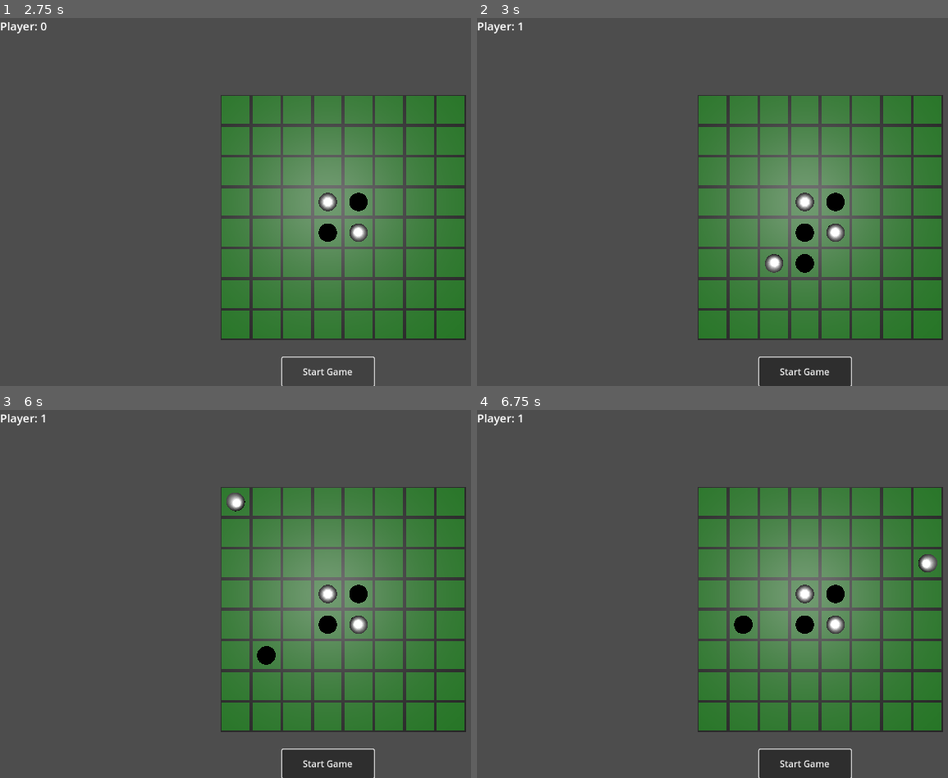
Above: before the commit, frames 1-4 (two rows, left to right).
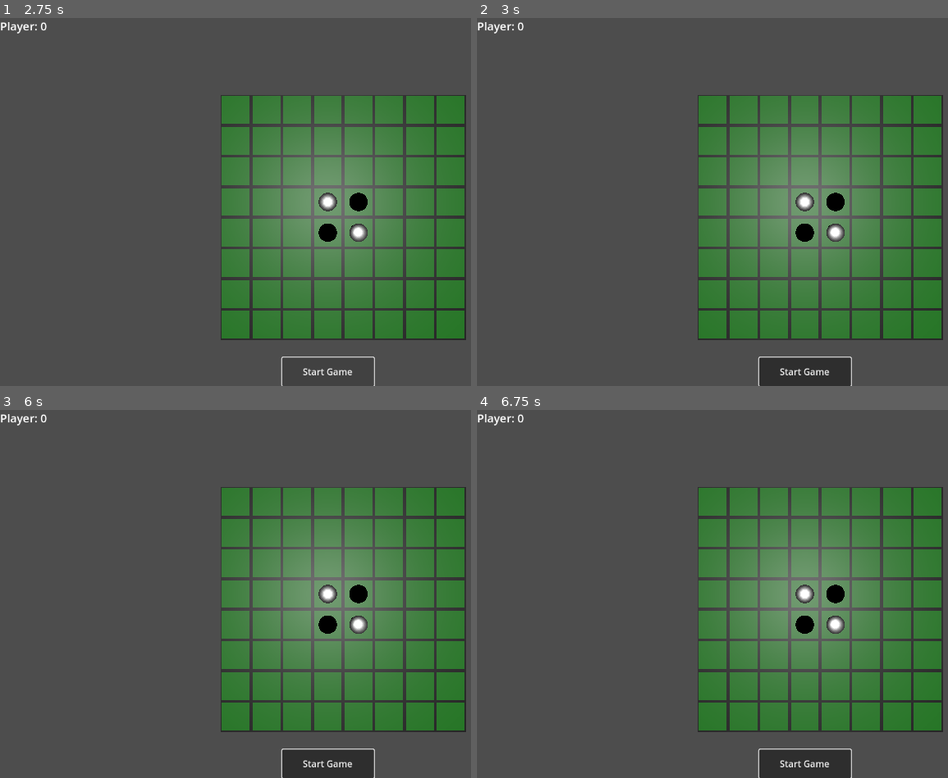
Above: after the commit, the same moments.

Repository: mmaracic/godot-reversi
Game: Godot game, scene res://main.tscn
The game is run twice, just before and just after one commit, with the same random seed, the same clock (stepped at 60 frames per second) and the same inputs.
Inputs (mouse positions are in pixels of both pictures, inside the frame that each line leads up to):
- Up to frame 1 (2.75 s): click "Start Game" at 0.5 s; click "Start Game" at 1.25 s; click "Start Game" at 2 s
- Up to frame 2 (3 s): tap Enter at 2.75 s; move the mouse to (773, 275) at 2.77 s; click (773, 275) at 2.92 s
- Up to frame 3 (6 s): tap Space at 3.5, 5 s; move the mouse to (outside the picture) at 3.52 s; click (outside the picture) at 3.67 s; tap Enter at 4.25, 5.75 s; move the mouse to (131, 538) at 4.27 s; click (131, 538) at 4.42 s; move the mouse to (362, 594) at 5.02 s; click (362, 594) at 5.17 s; move the mouse to (230, 502) at 5.77 s; click (230, 502) at 5.92 s
- Up to frame 4 (6.75 s): tap Space at 6.5 s; move the mouse to (outside the picture) at 6.52 s; click (outside the picture) at 6.67 s

Frame 1 is identical in both runs. In frame 2, 0.3% of the frame differs, in the area x 8-72%, y 1-70%; in frame 3, 0.3%, in the area x 8-59%, y 1-70%; in frame 4, 0.3%.

Commit message:
Implemented algorithm to flip pucks and detect valid moves as those in which some puck can be flipped

Diff:
--- a/grid.gd
+++ b/grid.gd
@@ -22,7 +22,7 @@
 			element.set3DPosition(Vector3(x, 0, z))
 			element.clicked.connect(setCurrentPuckToElement.bind(element))
 			add_child(element)
-			elementDictionary[_calculateIndex(z,x)] = element
+			elementDictionary[element.getPosition().getIndex(size)] = element
 
 
 # Called every frame. 'delta' is the elapsed time since the previous frame.
@@ -55,19 +55,19 @@
 	return state
 
 
-func cloneMoveOptionsDictionary() -> Dictionary:
+func _cloneAndFilterInvalidMoveOptionsDictionary(playerPuck:Util.Puck) -> Dictionary:
 	var newDictionary:Dictionary = {}
 	for key in moveOptionsDictionary.keys():
 		var position:Util.Position = moveOptionsDictionary[key]
-		newDictionary[key] = position.clone()
+		var gridElement:GridElement = elementDictionary[position.getIndex(size)]
+		var flippablePucks:int = _findFlippablePucks(gridElement, playerPuck)
+		if (flippablePucks>0):
+			newDictionary[key] = position.clone()
 	return newDictionary
-
-func _calculateIndex(row: int, column: int) -> int:
-	return row*size+column
 
 #This is how automated player sets puck
 func setElement(row: int, column: int, side: Util.PlayerSide) -> bool:
-	var index = _calculateIndex(row, column)
+	var index = Util.Position.create(row, column).getIndex(size)
 	var element: GridElement = elementDictionary.get(index)
 	var result: bool = _setPuckToElementIfTurnAndEmpty(element, side, Util.PlayerType.Automated)
 	return result
@@ -84,26 +84,38 @@
 #Common method to set puck for automated and manual players
 func _setPuckToElementIfTurnAndEmpty(element: GridElement, side: Util.PlayerSide, type: Util.PlayerType) -> bool:
 	if (!players.is_empty()):
-		var puckType:Util.Puck = Util.Puck.White if (side == Util.PlayerSide.White) else Util.Puck.Black
-		var player:Util.Player = players[playerIndex]
-		var playerCorrect:bool = player.side == side and player.type == type
-		if (playerCorrect):
-			var positionSet: bool = _setPuckToElementIfEmpty(element, puckType)
-			print("Player ", side, " of type ", type, " setting position: ", element.getPosition(), " on thread ", OS.get_thread_caller_id(), " success: ", positionSet)
-			#print("Open positions: ", moveOptionsDictionary)
-			if (positionSet):
-				switchPlayer()
-			return positionSet
+		var puckType:Util.Puck = Util.mapPlayerToPuck(side)
+		var availableMoves:Dictionary = _cloneAndFilterInvalidMoveOptionsDictionary(puckType)
+		if (!availableMoves.is_empty()):
+			if (availableMoves.has(element.getPosition().getIndex(size))):
+				var player:Util.Player = players[playerIndex]
+				var playerCorrect:bool = player.side == side and player.type == type
+				if (playerCorrect):
+					var positionSet: bool = _setPuckToElementIfEmpty(element, puckType)
+					print("Player ", side, " of type ", type, " setting position: ", element.getPosition(), " on thread ", OS.get_thread_caller_id(), " success: ", positionSet)
+					if (positionSet):
+						switchPlayer()
+					return positionSet
+				else:
+					print("Player with side: ", side, " and type: ", type, " does not correspond to requested player: ", player)
+					return false
+			else:
+				print("Player with side: ", side, " and type: ", type, " has played an invalid position ", element.getPosition())
+				return false
 		else:
-			print("Player with side: ", side, " and type: ", type, " does not correspond to requested player: ", player)
+			print("There are no valid moves for player with side: ", side, " and type: ", type, " to play")
+			#switchPlayer()
 			return false
 	else:
+		print("No players available")
 		return false
 
 #Common method to set puck for automated and manual players without the checks
 func _setPuckToElementIfEmpty(element: GridElement, puckType:Util.Puck) -> bool:
 	var result = element.setPuckIfEmpty(puckType)
 	if (result):
+			var flippedPucks:int = _flipPucks(element, puckType)
+			#print("Flipped pucks: ", flippedPucks)
 			_unregistePositionAsMoveOption(element)
 			_registerValidNeighboursAsMoveOptions(element)
 	return result
@@ -127,9 +139,65 @@
 		var index:int = position.getIndex(size)
 		moveOptionsDictionary.erase(index)
 
+#Filp pucks that can be flipped in all directions
+#Because starting element may be empty sthe assumed starting puck is provided
+func _flipPucks(startGridElement:GridElement, startPuck:Util.Puck) -> int:
+	var directions = Util.PositionDelta.generate8NeighbourPositions()
+	var totalFlipped = 0
+	for direction:Util.PositionDelta in directions:
+		var flippedPucks:int=_flipPucksUntil(startGridElement, startPuck, direction)
+		totalFlipped+=flippedPucks
+	return totalFlipped
+
+#Flip pucks that can be flipped in the desired direction
+#Because starting element may be empty sthe assumed starting puck is provided
+func _flipPucksUntil(startGridElement:GridElement, startPuck:Util.Puck, delta:Util.PositionDelta) -> int:
+	var distanceToUnflippablePuck:int = _findFlippablePucksUntil(startGridElement, startPuck, delta)
+	if (distanceToUnflippablePuck > 0):
+		var position = startGridElement.getPosition().getNeighbourPosition(delta)
+		for i:int in range(1, distanceToUnflippablePuck):
+			var gridElement:GridElement = elementDictionary[position.getIndex(size)]
+			gridElement.flipPuck()
+			position = position.getNeighbourPosition(delta)
+		return distanceToUnflippablePuck-1
+	else:
+		return distanceToUnflippablePuck
+
+#Find pucks that can be flipped in all directions
+#Because starting element may be empty sthe assumed starting puck is provided
+func _findFlippablePucks(startGridElement:GridElement, startPuck:Util.Puck) -> int:
+	var directions = Util.PositionDelta.generate8NeighbourPositions()
+	var totalFlippable = 0
+	for direction:Util.PositionDelta in directions:
+		var flippablePucks:int=_findFlippablePucksUntil(startGridElement, startPuck, direction)
+		#print("From position ", startGridElement.getPosition(), " in direction ", direction, " number of flippable pucks is ", flippablePucks)
+		#Flippable pucks includes end puck that belongs to current player
+		totalFlippable+= flippablePucks-1 if (flippablePucks>0) else 0
+	#print("From position ", startGridElement.getPosition(), " total flippable pucks is ", totalFlippable)
+	return totalFlippable
+
+#Find pucks that can be flipped in the desired direction, starting from current element that may be empty
+#Because starting element may be empty sthe assumed starting puck is provided
+#Count includes the position of last puck that shouldnt be flipped
+func _findFlippablePucksUntil(startGridElement:GridElement, startPuck:Util.Puck, delta:Util.PositionDelta) -> int:
+	var nextPosition = startGridElement.getPosition().getNeighbourPosition(delta)
+	var count:int = 1
+	while(nextPosition.isValid(size)):
+		var gridElement:GridElement = elementDictionary[nextPosition.getIndex(size)]
+		var puck:Util.Puck = gridElement.getPuck()
+		if (puck == Util.Puck.None):
+			return 0
+		elif (puck == startPuck):
+			return 0 if (count <= 1) else count
+		nextPosition = nextPosition.getNeighbourPosition(delta)
+		count+=1
+	return 0
+
 func switchPlayer():
-	var nextSide = _nextPlayer()
-	move_done.emit(nextSide, getGridState())
+	var nextSide:Util.PlayerSide = _nextPlayer()
+	var nextPuck:Util.Puck = Util.mapPlayerToPuck(nextSide)
+	var availableMoves:Dictionary = _cloneAndFilterInvalidMoveOptionsDictionary(nextPuck)
+	move_done.emit(nextSide, getGridState(), availableMoves)
 
 
 func _nextPlayer() -> Util.PlayerSide:
--- a/grid_element.gd
+++ b/grid_element.gd
@@ -54,6 +54,17 @@
 	else:
 		return Util.Puck.None
 
+func flipPuck() -> bool:
+	var type: Util.Puck = self.getPuck()
+	match type:
+		Util.Puck.White:
+			self._setPuck(Util.Puck.Black)
+			return true
+		Util.Puck.Black:
+			self._setPuck(Util.Puck.White)
+			return true
+	return false
+
 func setPuckIfEmpty(puck: Util.Puck) -> bool:
 	if (isEmpty()):
 		_setPuck(puck)
--- a/main.gd
+++ b/main.gd
@@ -30,16 +30,20 @@
 	ui.reset()
 
 
-func _on_grid_move_done(nextSide:Util.PlayerSide, gridState:Array[Util.GridData]) -> void:
+func _on_grid_move_done(nextSide:Util.PlayerSide, gridState:Array[Util.GridData], availableMoves:Dictionary) -> void:
 	var grid: Grid = get_node("Grid")
 	if (automatons.has(nextSide)):
 		var player:AutomatedPlayer = automatons[nextSide]
 		player.updateGrid(grid.size, gridState)
-		var position:Util.ReturnPosition = player.selectNextPosition(grid.cloneMoveOptionsDictionary(), grid.size)
-		if (position.valid and grid.moveOptionsDictionary.has(position.position.getIndex(grid.size))):
-			grid.setElement(position.position.row, position.position.column, nextSide)
+		if (!availableMoves.is_empty()):
+			var position:Util.ReturnPosition = player.selectNextPosition(availableMoves, grid.size)
+			if (position.valid and grid.moveOptionsDictionary.has(position.position.getIndex(grid.size))):
+				grid.setElement(position.position.row, position.position.column, nextSide)
+			else:
+				print("Automated player has played an invalid position")
+				grid.switchPlayer()
 		else:
-			print("Automated player has no positions to play")
+			print("There are no valid positions for the automated player to play")
 			grid.switchPlayer()
 
 
--- a/ui.gd
+++ b/ui.gd
@@ -23,7 +23,7 @@
 
 
 
-func _on_grid_move_done(nextSide:Util.PlayerSide, gridState:Array[Util.GridData]) -> void:
+func _on_grid_move_done(nextSide:Util.PlayerSide, gridState:Array[Util.GridData], availableMoves:Dictionary) -> void:
 	_setPlayer(nextSide)
 	print("UI next side", str(nextSide))
 
--- a/util.gd
+++ b/util.gd
@@ -19,6 +19,34 @@
 
 enum Puck {White, Black, None}
 
+static func mapPlayerToPuck(side: PlayerSide) -> Puck:
+	return Puck.White if (side == PlayerSide.White) else Puck.Black
+
+class PositionDelta:
+	var deltaRow:int
+	var deltaColumn:int
+
+	func _to_string() -> String:
+		return "Delta row: " + str(deltaRow) + " Delta column: " + str(deltaColumn)
+
+	static func create(deltaRow:int, deltaColumn:int) -> PositionDelta:
+		var delta = Util.PositionDelta.new()
+		delta.deltaRow = deltaRow
+		delta.deltaColumn = deltaColumn
+		return delta
+
+	static func generate8NeighbourPositions() -> Array[Util.PositionDelta]:
+		return [
+			PositionDelta.create(1, 1),
+			PositionDelta.create(1, -1),
+			PositionDelta.create(0, 1),
+			PositionDelta.create(0, -1),
+			PositionDelta.create(1, 0),
+			PositionDelta.create(-1, 1),
+			PositionDelta.create(-1, 0),
+			PositionDelta.create(-1, -1)
+		]
+
 class Position:
 	var row:int
 	var column:int
@@ -38,22 +66,30 @@
 	func _to_string() -> String:
 		return "Position Row: " + str(row) + " Column: " + str(column)
 
+	func equals(obj) -> bool:
+		if (!is_instance_of(obj, Position)):
+			return false
+		else:
+			return self.row == obj.row and self.column == obj.column
+
+
 	func generate8NeighbourPositions() -> Array[Util.Position]:
+		var deltas = PositionDelta.generate8NeighbourPositions()
 		return [
-			self.getNeighbourPosition(1, 1),
-			self.getNeighbourPosition(1, -1),
-			self.getNeighbourPosition(0, 1),
-			self.getNeighbourPosition(0, -1),
-			self.getNeighbourPosition(1, 0),
-			self.getNeighbourPosition(-1, 1),
-			self.getNeighbourPosition(-1, 0),
-			self.getNeighbourPosition(-1, -1)
+			self.getNeighbourPosition(deltas[0]),
+			self.getNeighbourPosition(deltas[1]),
+			self.getNeighbourPosition(deltas[2]),
+			self.getNeighbourPosition(deltas[3]),
+			self.getNeighbourPosition(deltas[4]),
+			self.getNeighbourPosition(deltas[5]),
+			self.getNeighbourPosition(deltas[6]),
+			self.getNeighbourPosition(deltas[7])
 		]
 
-	func getNeighbourPosition(rowChange:int, columnChange: int) -> Util.Position:
+	func getNeighbourPosition(delta:PositionDelta) -> Util.Position:
 		var position = Util.Position.new()
-		position.row = self.row + rowChange
-		position.column = self.column + columnChange
+		position.row = self.row + delta.deltaRow
+		position.column = self.column + delta.deltaColumn
 		return position
 
 	static func create(row:int, column:int) -> Position:
